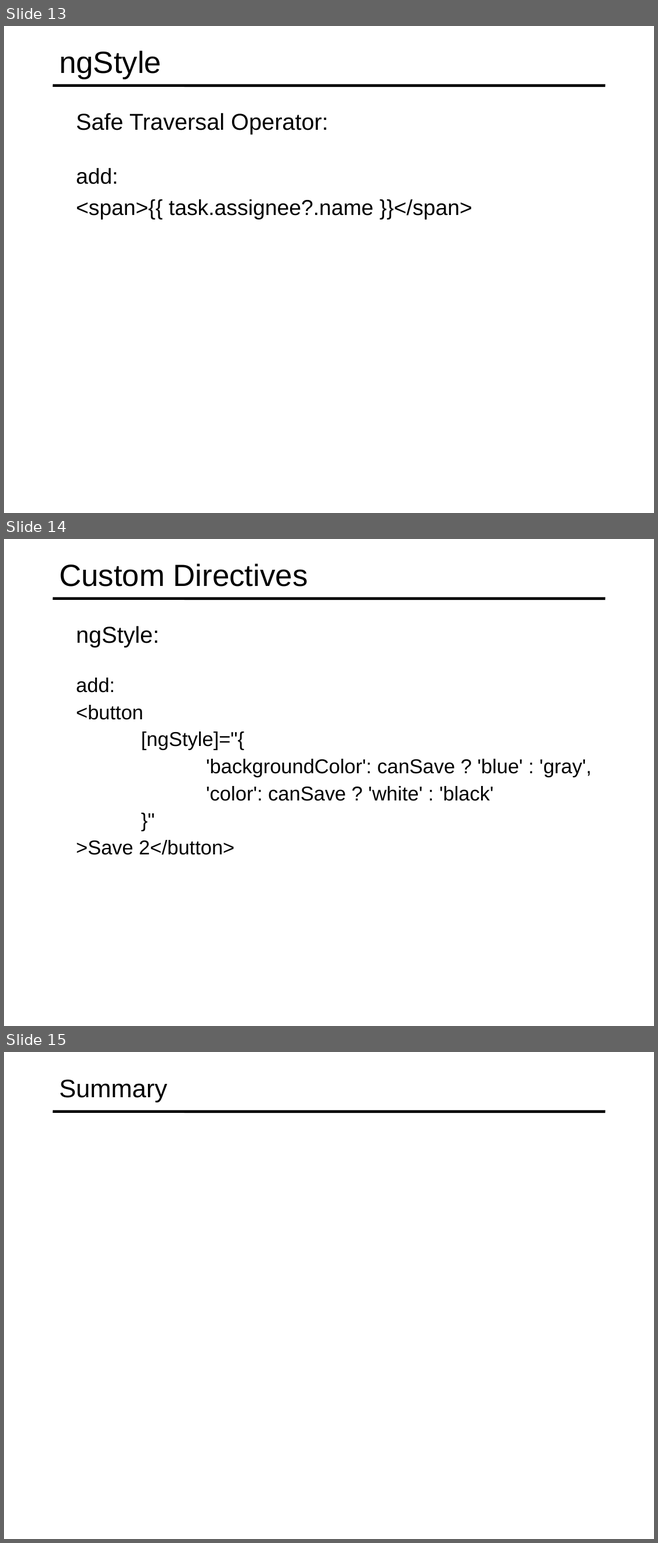
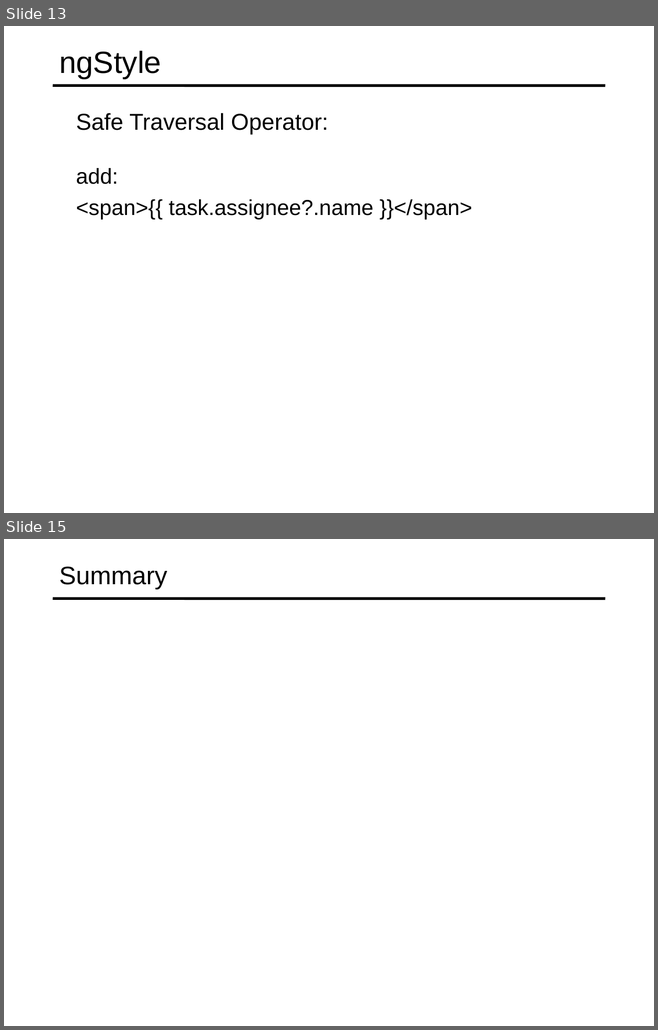
Before and after one commit to specter01wj/Jago_Link_Training, a slide deck: Angular/Angular7/Angular Advanced Course/Essentials/4.Directives/L4_Directives.ppt. Shown one above the other, each under a label of ours: slides 13, 14 and 15 before the commit, slides 13 and 15 after it; the slides between them are not shown. The pictures are 658x1543 and 658x1030 pixels, drawn with LibreOffice and Linux fonts; fonts in the diff are those of the drawing. Boxes give left, top, right and bottom in pixels: in the first picture for what was removed or moved away, otherwise in the second. Text is boxed around its words. In the diff, an @@ line names an element or a change of style, - is before the commit and + after.

Commit message:
10/15/2019 v1

```diff
--- a/Angular/Angular7/Angular Advanced Course/Essentials/4.Directives/L4_Directives.ppt
+++ b/Angular/Angular7/Angular Advanced Course/Essentials/4.Directives/L4_Directives.ppt
@@ slide 14 removed at (x1=4, y1=539, x2=654, y2=1026), background #FFFFFF; not listed: 1 template element that a slide beside it also shows @@
@@ title removed at (x1=59, y1=563, x2=308, y2=587) @@
-Custom Directives
@@ text removed at (x1=76, y1=626, x2=159, y2=647) @@
-  ngStyle:
@@ text removed at (x1=76, y1=678, x2=592, y2=855) @@
-  add:
-  <button
-  [ngStyle]="{
-  'backgroundColor': canSave ? 'blue' : 'gray',
-  'color': canSave ? 'white' : 'black'
-  }"
-  >Save 2</button>
```
Also in this commit, not shown: 1 slide added.
